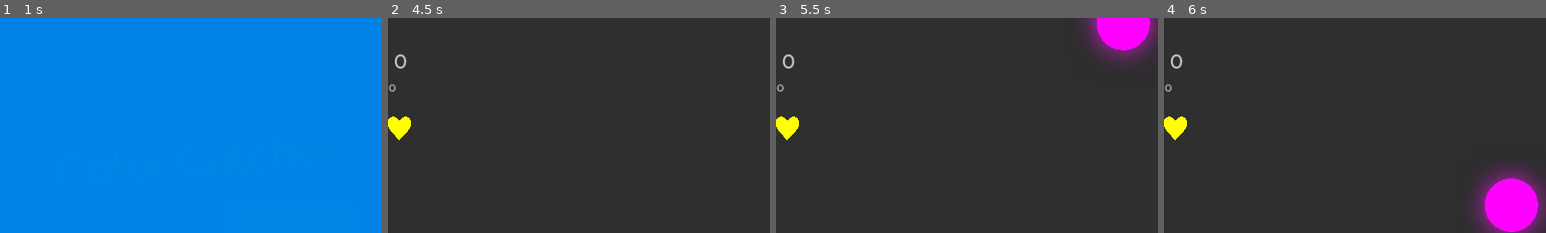
Above: before the commit, frames 1-4 (left to right).
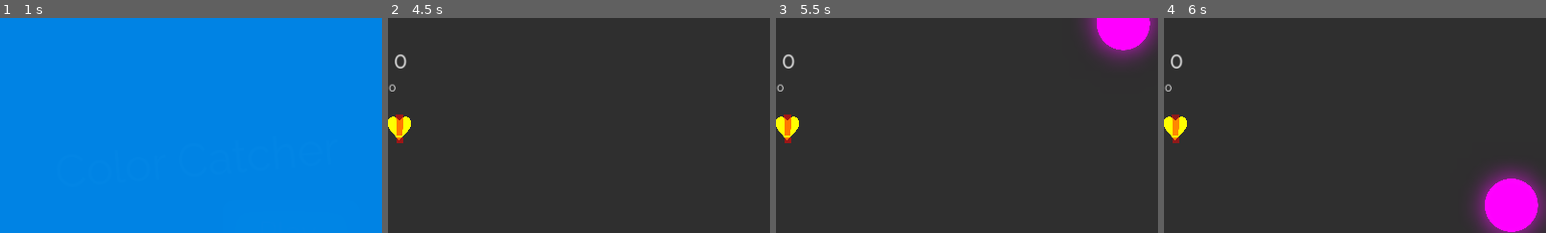
Above: after the commit, the same moments.

Repository: SkyDustGames/color-catcher
Game: Godot game, scene res://scenes/menu.tscn
Two runs of this game, one before a commit and one after it. Both use one fixed random seed, a clock stepped at 60 frames per second and the inputs below.
Inputs:
- Up to frame 1 (1 s): click "Play" at 0.5 s
- Up to frame 2 (4.5 s): tap Enter at 1.25 s; hold Right (move_right) 1.28-2.78 s; hold Left (move_left) from 2.78 s (still down)
- Up to frame 3 (5.5 s): release Left (move_left) at 5.03 s; hold Right (move_right) from 5.03 s (still down)
- Up to frame 4 (6 s): keep holding Right (move_right)
The pictures show only the part of the screen within x 12-62%, y 0-50%; the shares and areas given below are measured in that part.

Frame 1 is identical in both runs. In frame 2, 0.2% of the frame differs, in the area x 2-4%, y 44-59%; in frame 3, 0.2%; in frame 4, 0.2%.

Commit message:
Tutorial for PC and remove 'Fullscreen' option from Android

Diff:
--- a/scenes/tutorial.tscn
+++ b/scenes/tutorial.tscn
@@ -11,10 +11,48 @@
 [ext_resource type="Texture2D" uid="uid://djc8q2adrx1a4" path="res://sprites/buttons/pause_hover.png" id="9_ws2a4"]
 [ext_resource type="Script" path="res://scripts/tutorial/Tutorial.gd" id="10_kjgod"]
 [ext_resource type="PackedScene" uid="uid://bcr2tswsv0i7" path="res://nodes/player.tscn" id="10_p386j"]
+[ext_resource type="Texture2D" uid="uid://bb0anpkdvk1xo" path="res://sprites/tutorial/exclamation.png" id="10_t21xs"]
 [ext_resource type="Texture2D" uid="uid://dtgkv7saefrm4" path="res://sprites/empty.png" id="12_u1lqo"]
 [ext_resource type="Texture2D" uid="uid://opfnutd6owgn" path="res://sprites/tutorial/touch.png" id="13_ifsuw"]
 [ext_resource type="Script" path="res://scripts/WorldEnvironment.gd" id="13_p0yxc"]
 [ext_resource type="PackedScene" uid="uid://drtp3e75xjkrw" path="res://nodes/spawner.tscn" id="14_n1pm0"]
+
+[sub_resource type="Animation" id="Animation_jkrsw"]
+resource_name = "flash"
+loop_mode = 1
+tracks/0/type = "value"
+tracks/0/imported = false
+tracks/0/enabled = true
+tracks/0/path = NodePath(".:modulate")
+tracks/0/interp = 1
+tracks/0/loop_wrap = true
+tracks/0/keys = {
+"times": PackedFloat32Array(0, 0.5, 1),
+"transitions": PackedFloat32Array(1, 1, 1),
+"update": 0,
+"values": [Color(1, 1, 1, 0), Color(1, 1, 1, 1), Color(1, 1, 1, 0)]
+}
+
+[sub_resource type="Animation" id="Animation_uevpb"]
+length = 0.001
+tracks/0/type = "value"
+tracks/0/imported = false
+tracks/0/enabled = true
+tracks/0/path = NodePath(".:modulate")
+tracks/0/interp = 1
+tracks/0/loop_wrap = true
+tracks/0/keys = {
+"times": PackedFloat32Array(0),
+"transitions": PackedFloat32Array(1),
+"update": 0,
+"values": [Color(1, 1, 1, 1)]
+}
+
+[sub_resource type="AnimationLibrary" id="AnimationLibrary_qrtui"]
+_data = {
+"RESET": SubResource("Animation_uevpb"),
+"flash": SubResource("Animation_jkrsw")
+}
 
 [sub_resource type="Environment" id="Environment_a3k1r"]
 background_mode = 3
@@ -223,6 +261,20 @@
 ignore_texture_size = true
 stretch_mode = 0
 
+[node name="Warning" type="TextureRect" parent="CanvasLayer"]
+visible = false
+offset_left = 142.0
+offset_top = 158.0
+offset_right = 199.0
+offset_bottom = 215.0
+texture = ExtResource("10_t21xs")
+expand_mode = 1
+
+[node name="AnimationPlayer" type="AnimationPlayer" parent="CanvasLayer/Warning"]
+libraries = {
+"": SubResource("AnimationLibrary_qrtui")
+}
+
 [node name="Environment" type="Node2D" parent="."]
 process_mode = 1
 script = ExtResource("10_kjgod")
@@ -230,6 +282,7 @@
 [node name="Circle" parent="Environment" instance=ExtResource("10_p386j")]
 
 [node name="MoveLeft" type="TouchScreenButton" parent="Environment"]
+visible = false
 position = Vector2(-2777, -1355)
 scale = Vector2(6.58594, 6.94531)
 texture_normal = ExtResource("12_u1lqo")
@@ -238,6 +291,7 @@
 action = "move_left"
 
 [node name="MoveRight" type="TouchScreenButton" parent="Environment"]
+visible = false
 position = Vector2(599, -1536)
 scale = Vector2(6.13281, 6.94141)
 texture_normal = ExtResource("12_u1lqo")
@@ -246,16 +300,16 @@
 
 [node name="MovementControls" type="Node2D" parent="Environment"]
 
-[node name="Touch" type="Sprite2D" parent="Environment/MovementControls"]
+[node name="Left" type="Sprite2D" parent="Environment/MovementControls"]
 modulate = Color(1, 1, 1, 0.501961)
-position = Vector2(243, 397)
-scale = Vector2(0.128333, 0.128333)
+position = Vector2(100.463, 377.537)
+scale = Vector2(0.34556, 0.34556)
 texture = ExtResource("13_ifsuw")
 
-[node name="Touch2" type="Sprite2D" parent="Environment/MovementControls"]
+[node name="Right" type="Sprite2D" parent="Environment/MovementControls"]
 modulate = Color(1, 1, 1, 0.501961)
-position = Vector2(1066, 397)
-scale = Vector2(0.128333, 0.128333)
+position = Vector2(1099, 379)
+scale = Vector2(0.351276, 0.351276)
 texture = ExtResource("13_ifsuw")
 
 [node name="Spawner" parent="Environment" instance=ExtResource("14_n1pm0")]
--- a/scripts/tutorial/Tutorial.gd
+++ b/scripts/tutorial/Tutorial.gd
@@ -4,15 +4,29 @@
 var indicator = preload("res://nodes/tutorial/indicator.tscn")
 @onready var player = $Circle
 
-func _process(_delta):
+func _ready():
+	if OS.get_model_name() == "GenericDevice":
+		show_pc_controls()
+
+func show_pc_controls():
+	var arrow = load("res://sprites/tutorial/arrow.png")
+	$MovementControls/Left.texture = arrow
+	$MovementControls/Left.flip_h = true
+	$MovementControls/Right.texture = arrow
+
+func _input(event):
 	if not allow_spawn:
-		if Input.is_action_pressed("move_left") or Input.is_action_pressed("move_right"):
+		if event.is_action_pressed("move_left") or event.is_action_pressed("move_right"):
 			$MovementControls.queue_free()
 			allow_spawn = true
 
 func on_player_damage(lives):
 	if lives < 3:
 		player.heal()
+		$"../CanvasLayer/Warning".show()
+		$"../CanvasLayer/Warning/AnimationPlayer".play("flash")
+		await get_tree().create_timer(2).timeout
+		$"../CanvasLayer/Warning".hide()
 
 func on_player_score(score):
 	if score >= 5:
--- a/scripts/ui/Settings.gd
+++ b/scripts/ui/Settings.gd
@@ -3,8 +3,12 @@
 func _ready():
 	$Music.set_value_no_signal(Global.save.settings.volume[0])
 	$SoundEffects.set_value_no_signal(Global.save.settings.volume[1])
-	$Fullscreen.set_pressed_no_signal(Global.save.settings.fullscreen)
 	$PostProcessing.set_pressed_no_signal(Global.save.settings.post_processing)
+
+	if OS.get_model_name() != "GenericDevice":
+		$Fullscreen.queue_free()
+	else:
+		$Fullscreen.set_pressed_no_signal(Global.save.settings.fullscreen)
 
 func back():
 	$"..".change_active($"../Main")
Not shown: 1 places in scenes/tutorial.tscn that only renumber resources
Binary file added: sprites/tutorial/exclamation.png
Not shown, added: sprites/tutorial/exclamation.png.import
Binary file changed: sprites/tutorial/touch.png
